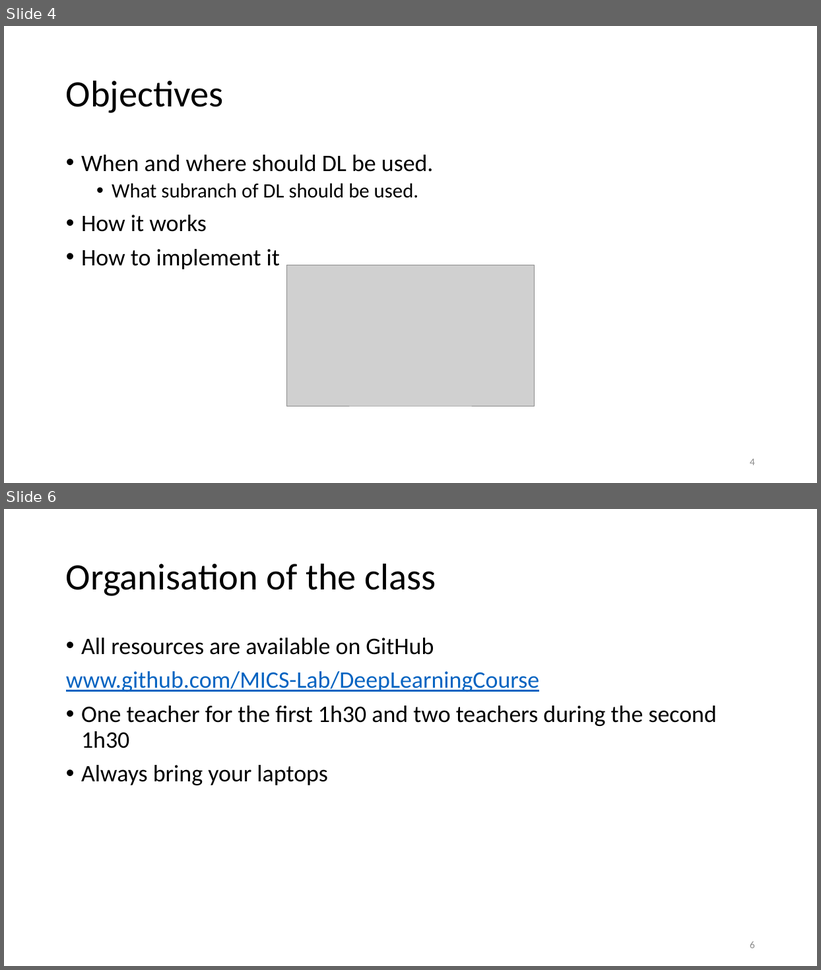
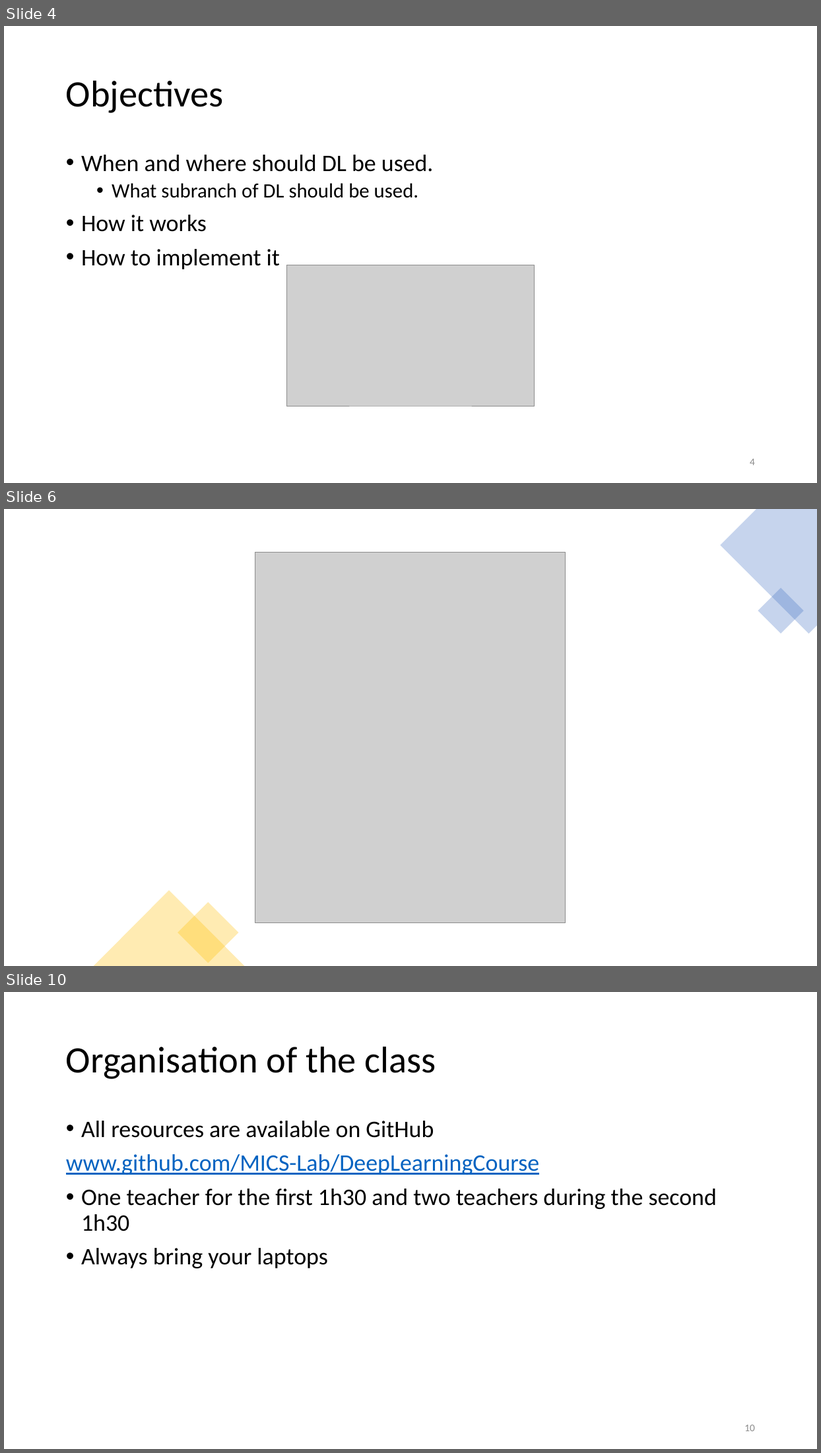
Before and after one commit to MICS-Lab/DeepLearningCourse, a slide deck: Slides_1.pptx. Shown one above the other, each under a label of ours: slides 4 and 6 before the commit, slides 4, 6 and 10 after it; the slides between them are not shown. The pictures are 821x970 and 821x1453 pixels, drawn with LibreOffice and Linux fonts; fonts in the diff are those of the drawing; grey boxes stand for pictures. Boxes give left, top, right and bottom in pixels: in the first picture for what was removed or moved away, otherwise in the second. Text is boxed around its words. In the diff, an @@ line names an element or a change of style, - is before the commit and + after.

```diff
--- a/Slides_1.pptx
+++ b/Slides_1.pptx
@@ slide 6 added at (x1=4, y1=509, x2=817, y2=966), background #FFFFFF @@
@@ freeform shape added at (x1=721, y1=509, x2=817, y2=634), fill #4472C4 at 30% opacity @@
@@ picture added at (x1=255, y1=552, x2=566, y2=923) @@
@@ rectangle added at (x1=758, y1=588, x2=804, y2=634), fill #4472C4 at 30% opacity @@
@@ triangle added at (x1=94, y1=891, x2=244, y2=966), fill #FFC000 at 30% opacity @@
@@ rectangle added at (x1=178, y1=902, x2=239, y2=964), fill #FFC000 at 30% opacity @@
@@ what was slide 6 is now slide 10 @@
@@ page number at (x1=745, y1=1425, x2=755, y2=1432): text changed @@
-6
+10
```
Also in this commit, not shown: 1 slide changed, 3 other slides added, 1 slide removed, 2 other files.
